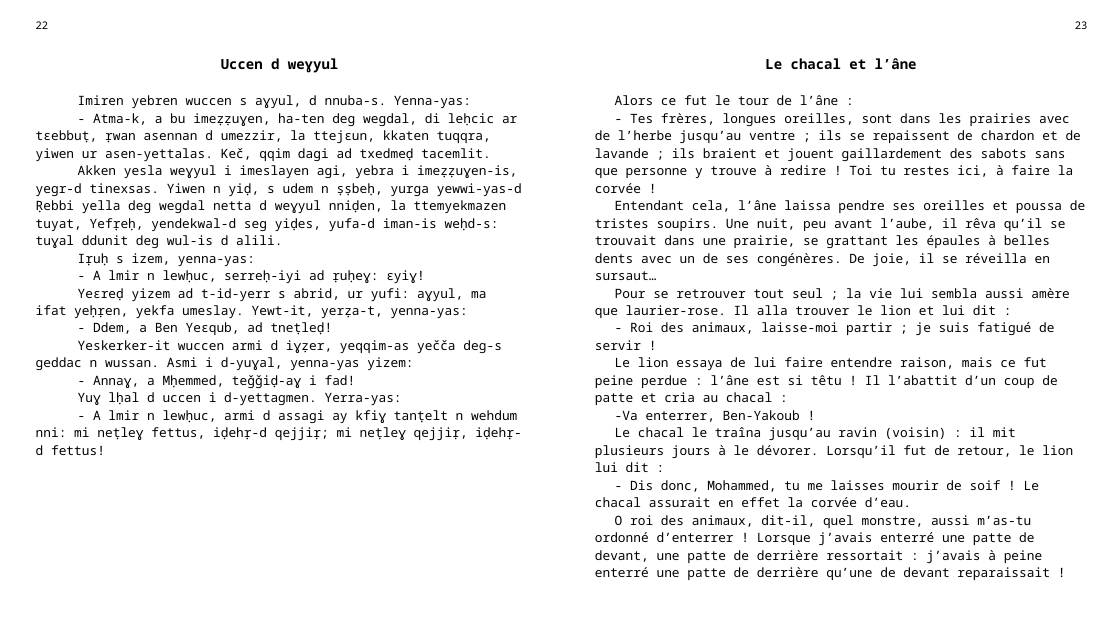
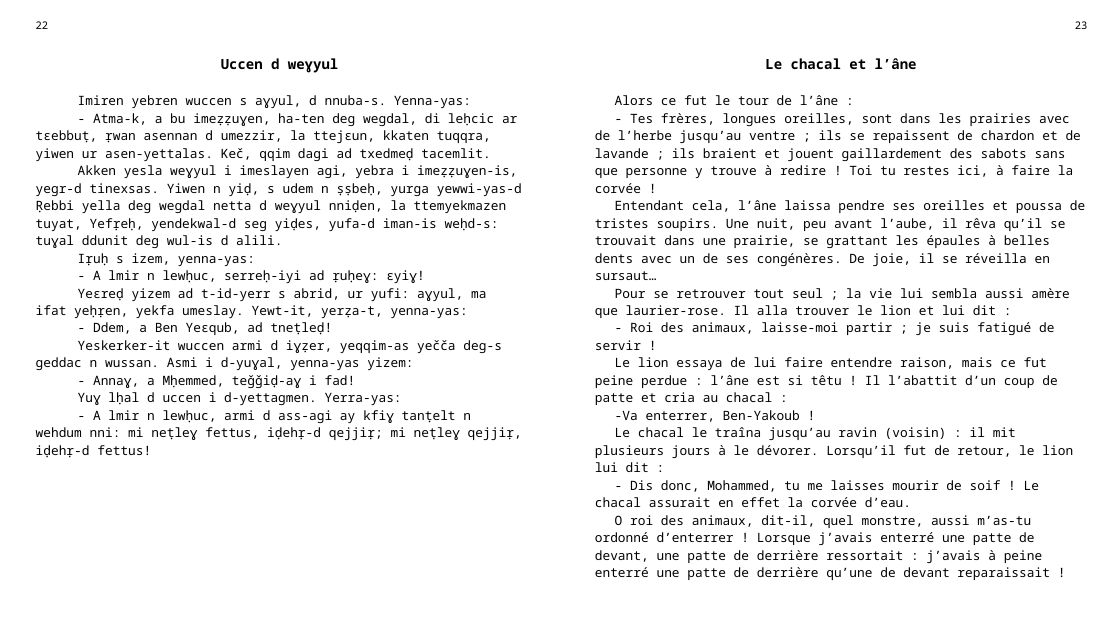
Before and after one commit to sferhah/tamacahut_n_wuccen, a slide deck: slide 7 of Uccen.ConsoleApp/uccen.pptx. Drawn at 1120x630 pixels with LibreOffice and Linux fonts; fonts in the diff are those of the drawing. Boxes give left, top, right and bottom in pixels: in the first picture for what was removed or moved away, otherwise in the second. Text is boxed around its words. In the diff, an @@ line names an element or a change of style, - is before the commit and + after.

```diff
--- a/Uccen.ConsoleApp/uccen.pptx
+++ b/Uccen.ConsoleApp/uccen.pptx
@@ table at (27, 13, 1096, 607) @@
-row 3, column 1: Imiren yebren wuccen s aɣyul, d nnuba-s. Yenna-yas: / - Atma-k, a bu imeẓẓuɣen, ha-ten deg wegdal, di leḥcic ar tɛebbuṭ, ṛwan asennan d umezzir, la ttejɛun, kkaten tuqqra, yiwen ur asen-yettalas. Keč, qqim dagi ad txedmeḍ tacemlit. / Akken yesla weɣyul i imeslayen agi, yebra i imeẓẓuɣen-is, yegr-d tinexsas. Yiwen n yiḍ, s udem n ṣṣbeḥ, yurga yewwi-yas-d Ṛebbi yella deg wegdal netta d weɣyul nniḍen, la ttemyekmazen tuyat, Yefṛeḥ, yendekwal-d seg yiḍes, yufa-d iman-is weḥd-s: tuɣal ddunit deg wul-is d alili. / Iṛuḥ s izem, yenna-yas: / - A lmir n lewḥuc, serreḥ-iyi ad ṛuḥeɣ: ɛyiɣ! / Yeɛreḍ yizem ad t-id-yerr s abrid, ur yufi: aɣyul, ma ifat yeḥṛen, yekfa umeslay. Yewt-it, yerẓa-t, yenna-yas: / - Ddem, a Ben Yeɛqub, ad tneṭleḍ! / Yeskerker-it wuccen armi d iɣẓer, yeqqim-as yečča deg-s geddac n wussan. Asmi i d-yuɣal, yenna-yas yizem: / - Annaɣ, a Mḥemmed, teǧǧiḍ-aɣ i fad! / Yuɣ lḥal d uccen i d-yettagmen. Yerra-yas: / - A lmir n lewḥuc, armi d assagi ay kfiɣ tanṭelt n wehdum nni: mi neṭleɣ fettus, iḍehṛ-d qejjiṛ; mi neṭleɣ qejjiṛ, iḍehṛ-d fettus!
+row 3, column 1: Imiren yebren wuccen s aɣyul, d nnuba-s. Yenna-yas: / - Atma-k, a bu imeẓẓuɣen, ha-ten deg wegdal, di leḥcic ar tɛebbuṭ, ṛwan asennan d umezzir, la ttejɛun, kkaten tuqqra, yiwen ur asen-yettalas. Keč, qqim dagi ad txedmeḍ tacemlit. / Akken yesla weɣyul i imeslayen agi, yebra i imeẓẓuɣen-is, yegr-d tinexsas. Yiwen n yiḍ, s udem n ṣṣbeḥ, yurga yewwi-yas-d Ṛebbi yella deg wegdal netta d weɣyul nniḍen, la ttemyekmazen tuyat, Yefṛeḥ, yendekwal-d seg yiḍes, yufa-d iman-is weḥd-s: tuɣal ddunit deg wul-is d alili. / Iṛuḥ s izem, yenna-yas: / - A lmir n lewḥuc, serreḥ-iyi ad ṛuḥeɣ: ɛyiɣ! / Yeɛreḍ yizem ad t-id-yerr s abrid, ur yufi: aɣyul, ma ifat yeḥṛen, yekfa umeslay. Yewt-it, yerẓa-t, yenna-yas: / - Ddem, a Ben Yeɛqub, ad tneṭleḍ! / Yeskerker-it wuccen armi d iɣẓer, yeqqim-as yečča deg-s geddac n wussan. Asmi i d-yuɣal, yenna-yas yizem: / - Annaɣ, a Mḥemmed, teǧǧiḍ-aɣ i fad! / Yuɣ lḥal d uccen i d-yettagmen. Yerra-yas: / - A lmir n lewḥuc, armi d ass-agi ay kfiɣ tanṭelt n wehdum nni: mi neṭleɣ fettus, iḍehṛ-d qejjiṛ; mi neṭleɣ qejjiṛ, iḍehṛ-d fettus!
```
Also in this commit, not shown: 3 other slides changed, 2 other files.
